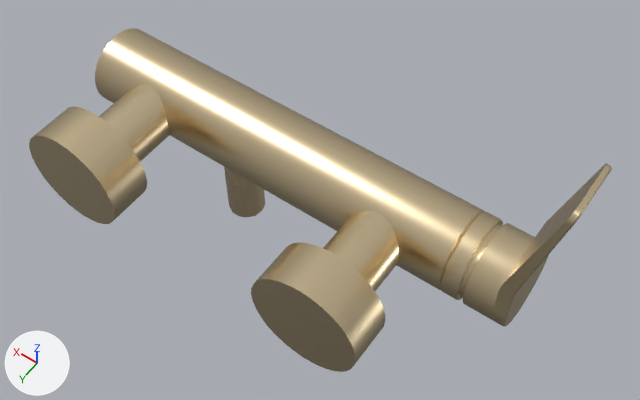
The glTF model models/33-300-845-27.glb as it was, and as the next commit left it.
Before and after are seen from a camera (50 mm lens) standing at (-0.178, 0.216, 0.429) and looking at (-0.017, -0.01, 0.074). The axes (+X, +Y, +Z) are drawn at lower left. The lights are the same throughout. The picture after the commit comes second. Where no turn or scale is listed for an object, it has been applied to the vertices.

Names of what the first picture shows: 'L_2204e03c_863f_4b12_ba38_b5b5052a4821_I1', 'L_3914f6fb_d82c_4865_97c2_230fbe82a63a_I2', 'L_8995c477_3fb7_4197_bed0_8fa280f43cf5_I3', 'L_992d65cf_0d7f_41b1_8b22_b6ed4c21e9f3_I4', 'L_a32d88b1_896c_4478_9db0_a61319225b28_I5', 'L_adb027e1_2d36_4ddd_9f1d_c70d928eb855_I6', 'L_b0a07f38_d435_4971_a4ae_7dedc78bc552_I7', 'L_bc53d3bf_71f5_47c6_91ea_77212864909c_I8', 'L_c78176d9_60b1_4d34_a27f_bb0b5bffc148_I9', 'L_ca892811_a40a_4b46_bc1d_e2cb00b10031_I10', 'L_d5031627_2551_4122_ae93_54dcc5d02777_I11', 'L_e72b5534_e1a3_4f86_b79f_e0215354d2c6_I12'.
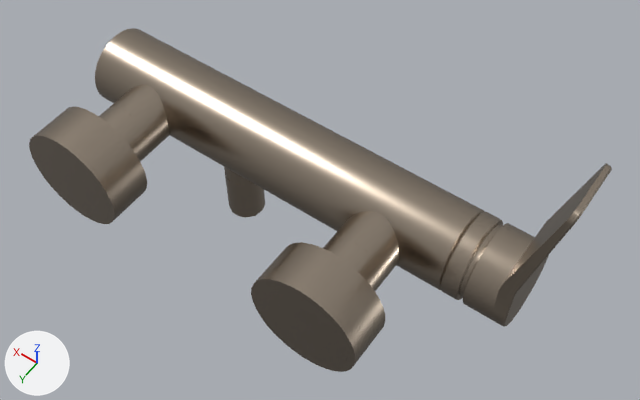
Location of each change, (x1, y1, x2, y2) in pixels of the pictures (640 x 400 px):
'L_adb027e1_2d36_4ddd_9f1d_c70d928eb855_I6', recoloured (darker)
    both: (95, 28, 485, 290)
'L_a32d88b1_896c_4478_9db0_a61319225b28_I5', recoloured (darker)
    both: (251, 242, 385, 372)
'L_e72b5534_e1a3_4f86_b79f_e0215354d2c6_I12', recoloured (darker)
    both: (29, 107, 147, 224)
'L_bc53d3bf_71f5_47c6_91ea_77212864909c_I8', recoloured (darker)
    both: (463, 163, 612, 327)
'L_8995c477_3fb7_4197_bed0_8fa280f43cf5_I3', recoloured (darker)
    both: (329, 211, 399, 284)
'L_2204e03c_863f_4b12_ba38_b5b5052a4821_I1', recoloured (darker)
    both: (440, 212, 503, 300)
'L_c78176d9_60b1_4d34_a27f_bb0b5bffc148_I9', recoloured (darker)
    both: (110, 85, 170, 152)
'L_d5031627_2551_4122_ae93_54dcc5d02777_I11', recoloured (darker)
    both: (323, 238, 383, 291)
'L_992d65cf_0d7f_41b1_8b22_b6ed4c21e9f3_I4', recoloured (darker)
    both: (99, 107, 152, 161)
'L_ca892811_a40a_4b46_bc1d_e2cb00b10031_I10', recoloured
    both: (225, 174, 265, 218)
'L_b0a07f38_d435_4971_a4ae_7dedc78bc552_I7', recoloured
    both: (459, 225, 502, 297)
'L_3914f6fb_d82c_4865_97c2_230fbe82a63a_I2', recoloured
    both: (224, 167, 252, 185)

Patch to the scene script:
```diff
--- a/models/33-300-845-27.glb.py
+++ b/models/33-300-845-27.glb.py
@@ mat_dornbracht_27_brushed_light_gold @@
 mat_dornbracht_27_brushed_light_gold = principled_material('Dornbracht_27_Brushed Light Gold')
-mat_dornbracht_27_brushed_light_gold.base_color = (0.847, 0.687, 0.434)  # beige #edd8b0
+mat_dornbracht_27_brushed_light_gold.base_color = (0.44, 0.366, 0.292)  # beige #b1a393
 mat_dornbracht_27_brushed_light_gold.metallic = 1.0
```
